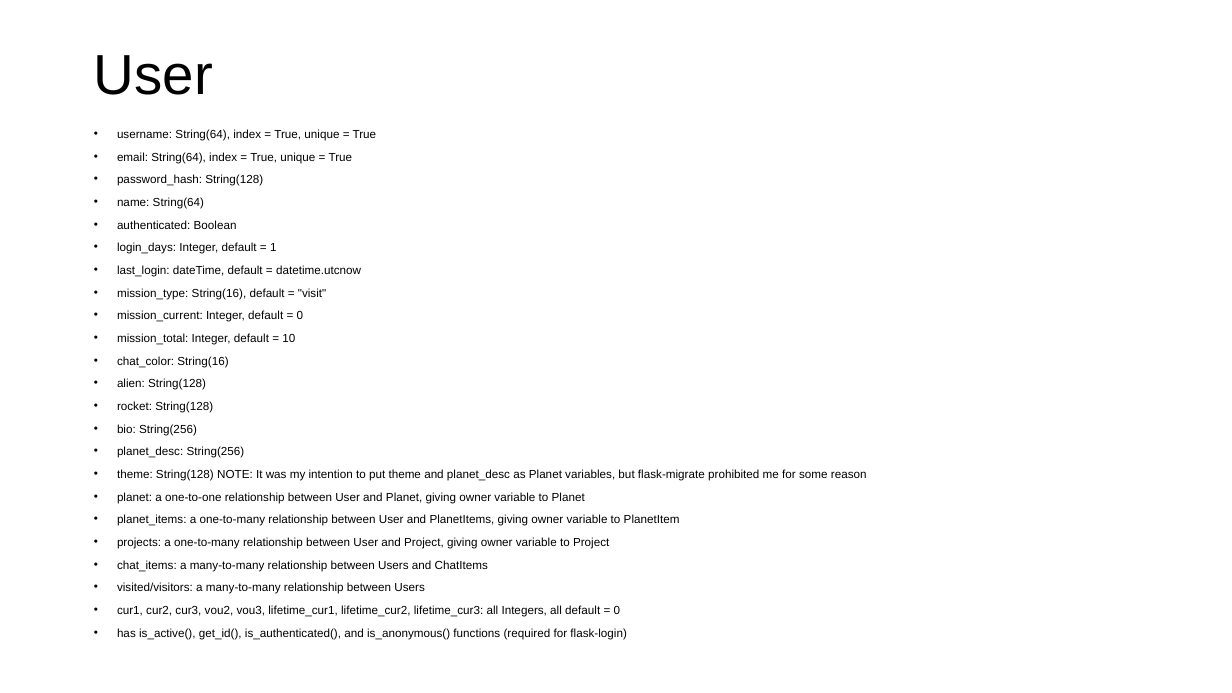
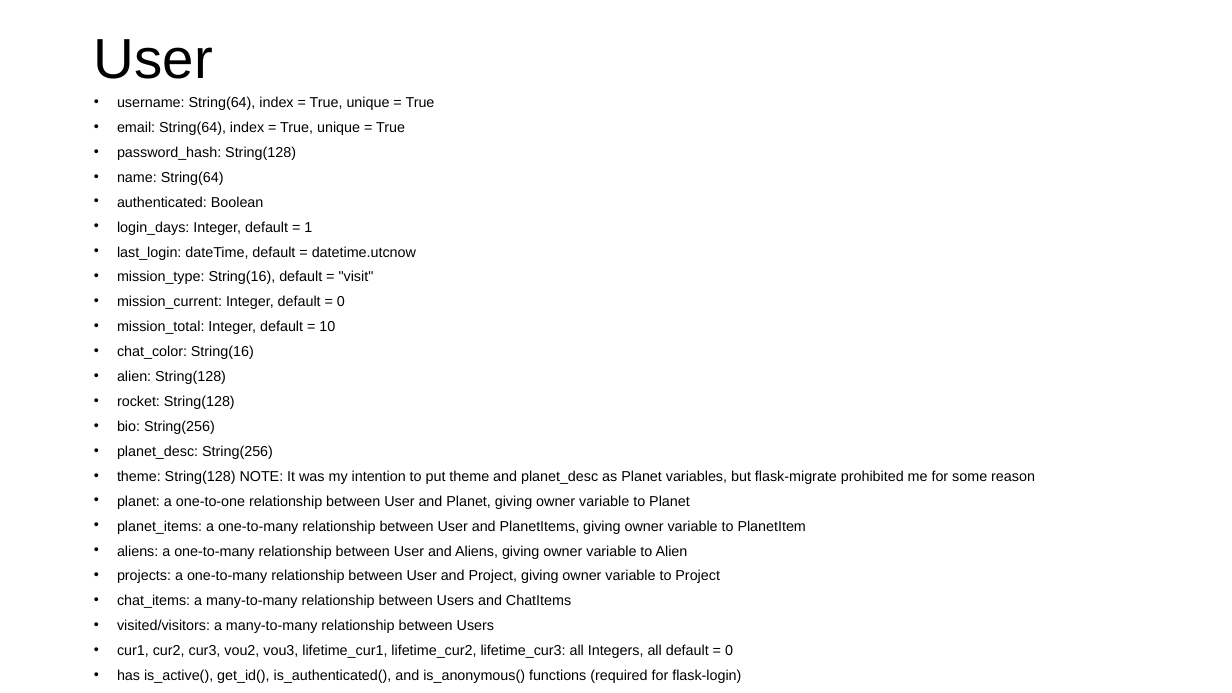
Before and after one commit to gmfk07/iu2018-backend, a slide deck: slide 9 of iu-spec-backend.pptx. Drawn at 1232x693 pixels with LibreOffice and Linux fonts; fonts in the diff are those of the drawing. Boxes give left, top, right and bottom in pixels: in the first picture for what was removed or moved away, otherwise in the second. Text is boxed around its words. In the diff, an @@ line names an element or a change of style, - is before the commit and + after.

Commit message:
Added User-Alien Relations

```diff
--- a/iu-spec-backend.pptx
+++ b/iu-spec-backend.pptx
@@ title "User": place and size @@
-title "User" at <box>94,55,213,95</box>
+title "User" at <box>94,39,213,79</box>
@@ text "username: String(64), index = True, ...": place and size @@
-text "username: String(64), index = True, ..." at <box>117,129,867,640</box>
+text "username: String(64), index = True, ..." at <box>117,96,1035,683</box>
@@ text at <box>117,96,1035,683</box>: size 9.1 to 11.2 pt @@
@@ text at <box>117,545,688,559</box>: paragraph added @@
+• aliens: a one-to-many relationship between User and Aliens, giving owner variable to Alien
```
Also in this commit, not shown: 3 other slides changed, 3 other files.
